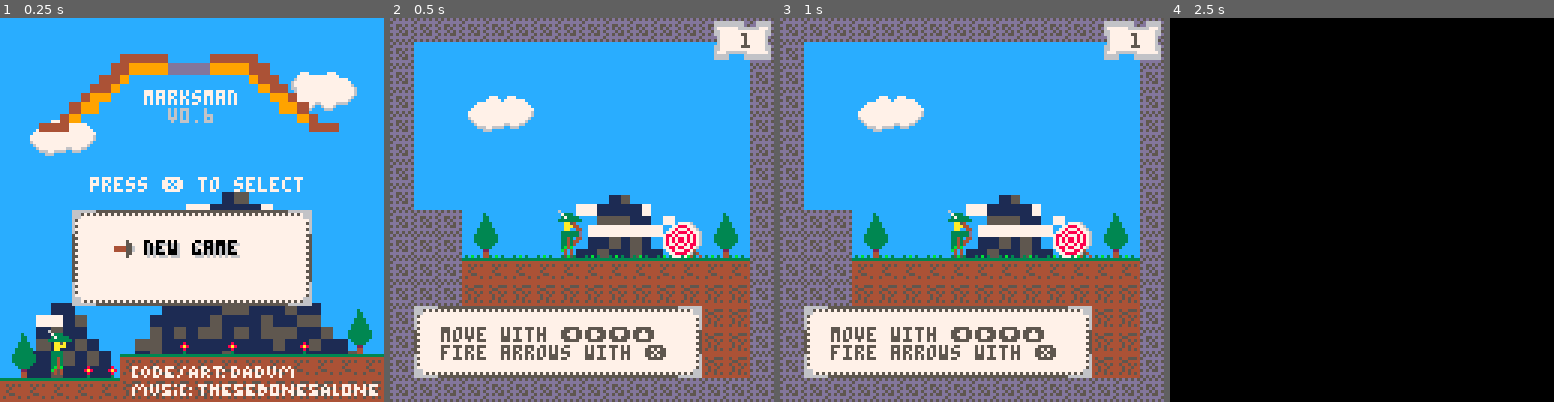
Above: before the commit, frames 1-4 (left to right).
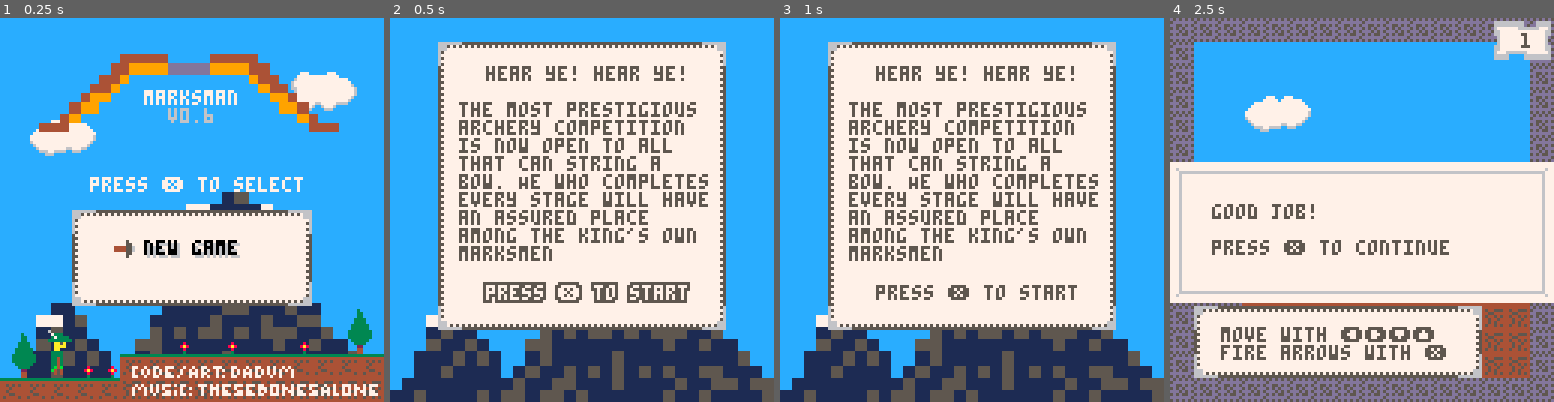
Above: after the commit, the same moments.

Repository: tupini07/games
Game: PICO-8 cartridge marksman-p/marksman.p8
The game is run twice, just before and just after one commit, with the same random seed, the same clock (stepped at 60 frames per second) and the same inputs.
Inputs:
- Up to frame 1 (0.25 s): no input
- Up to frame 2 (0.5 s): tap X (X key) at 0.33 s
- Up to frame 3 (1 s): tap O (Z key) at 0.7 s
- Up to frame 4 (2.5 s): tap X (X key) at 1.07, 1.85 s; hold Right 1.6-2.1 s; tap O (Z key) at 1.7, 2.1 s; hold Up 2.15-2.42 s; hold Right from 2.47 s (still down)

Frame 1 is identical in both runs. In frame 2, 87% of the frame differs, in the area x 0-100%, y 0-100%; in frame 3, 87%; in frame 4, 100%.

Commit message:
wiring of intro from title

Diff:
--- a/marksman-p/marksman.p8
+++ b/marksman-p/marksman.p8
@@ -1603,13 +1603,13 @@
         sfx(18)
         local selected_item = get_selected_menu_item()
         if selected_item.action == "continue" then
-            -- waste tokens
+            SWITCH_GAME_STATE(GAME_STATES_ENUM.gameplay_state)
         elseif selected_item.action == "new_game" then
             SAVE_DATA.current_level = 1
             savefile.persist_save_data()
-        end
-
-        SWITCH_GAME_STATE(GAME_STATES_ENUM.gameplay_state)
+            SWITCH_GAME_STATE(GAME_STATES_ENUM.intro_state)
+        end
+
     end
 end
 
--- a/marksman-p/src/states/title_state.lua
+++ b/marksman-p/src/states/title_state.lua
@@ -75,13 +75,13 @@
         sfx(18)
         local selected_item = get_selected_menu_item()
         if selected_item.action == "continue" then
-            -- waste tokens
+            SWITCH_GAME_STATE(GAME_STATES_ENUM.gameplay_state)
         elseif selected_item.action == "new_game" then
             SAVE_DATA.current_level = 1
             savefile.persist_save_data()
+            SWITCH_GAME_STATE(GAME_STATES_ENUM.intro_state)
         end
 
-        SWITCH_GAME_STATE(GAME_STATES_ENUM.gameplay_state)
     end
 end
 
